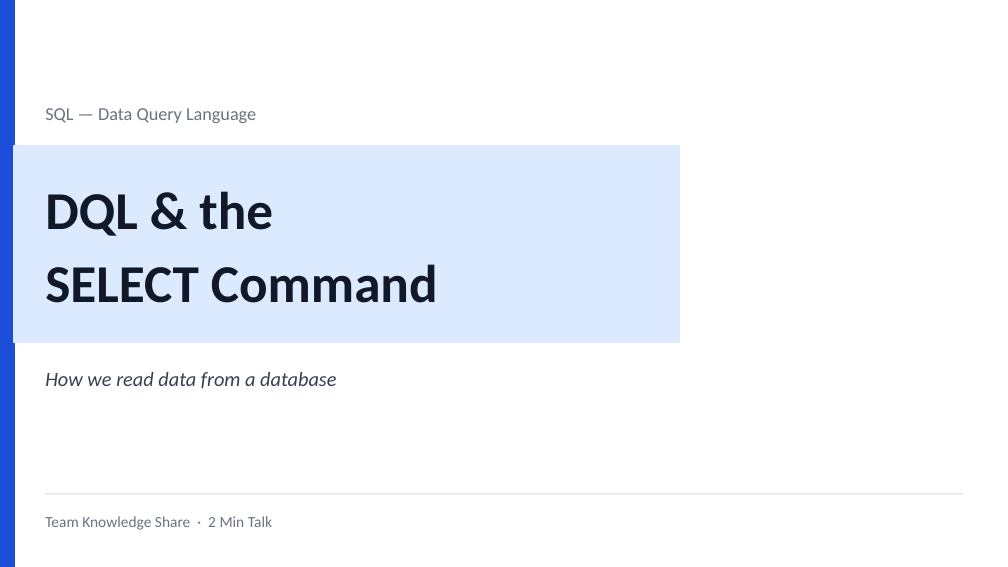
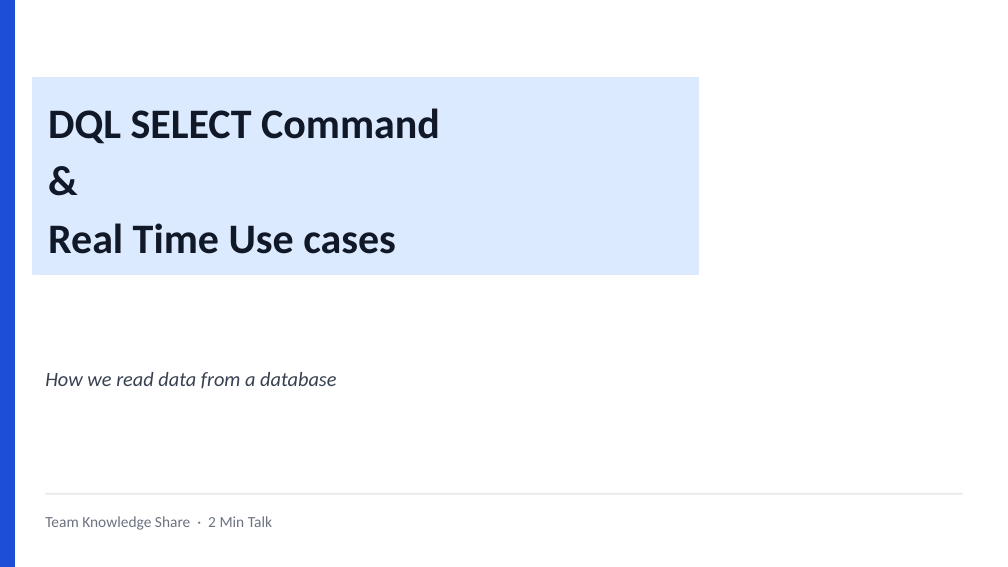
Before and after one commit to Prateekgupta-08/DQL-Command-Technical-Presentation, a slide deck: slide 1 of Prateek_SQL_DQL_Select_Command.pptx. Drawn at 1008x567 pixels with LibreOffice and Linux fonts; fonts in the diff are those of the drawing. Boxes give left, top, right and bottom in pixels: in the first picture for what was removed or moved away, otherwise in the second. Text is boxed around its words. In the diff, an @@ line names an element or a change of style, - is before the commit and + after.

```diff
--- a/Prateek_SQL_DQL_Select_Command.pptx
+++ b/Prateek_SQL_DQL_Select_Command.pptx
@@ rectangle: place and size @@
-rectangle at [14, 146, 679, 343]
+rectangle at [33, 78, 699, 274]
@@ text removed at [45, 108, 256, 123] @@
-SQL — Data Query Language
@@ text at [48, 108, 440, 254]: text changed; size 38 to 30 pt @@
-DQL & the
-SELECT Command
+DQL SELECT Command
+&
+Real Time Use cases
```
Also in this commit, not shown: 4 other slides changed, 2 slides added, 2 slides removed.
